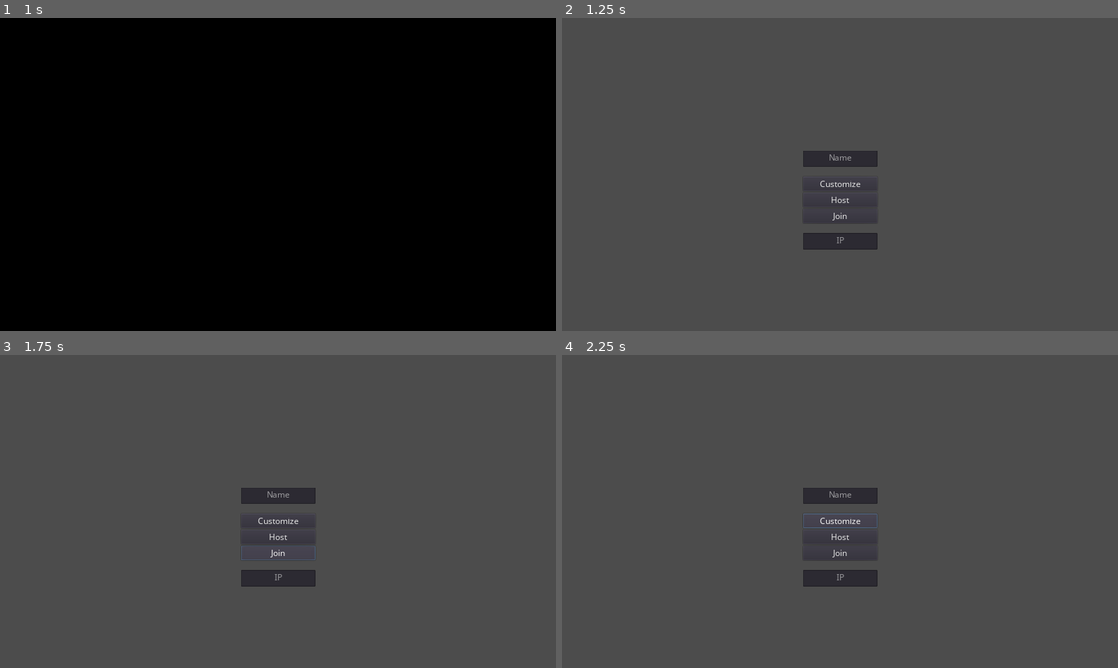
Above: before the commit, frames 1-4 (two rows, left to right).
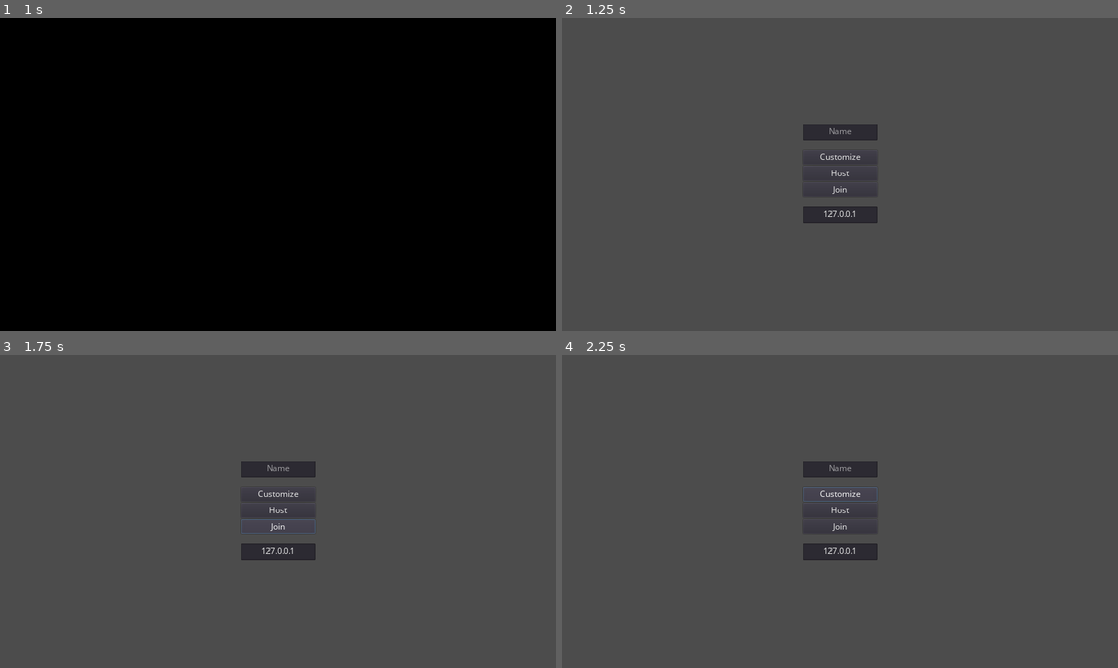
Above: after the commit, the same moments.

Repository: gedehari/EatTheChips
Game: Godot game, scene res://scripts/core/splash/splash.tscn
The game is run twice, just before and just after one commit, with the same random seed, the same clock (stepped at 60 frames per second) and the same inputs.
Inputs (mouse positions are in pixels of both pictures, inside the frame that each line leads up to):
- Up to frame 1 (1 s): move the mouse to (400, 158) at 0.52 s; tap Shift (dash) at 0.6 s
- Up to frame 2 (1.25 s): no input
- Up to frame 3 (1.75 s): click "Join" at 1.25 s
- Up to frame 4 (2.25 s): click "Customize" at 2 s

Frame 1 is identical in both runs. In frame 2, 1.8% of the frame differs, in the area x 43-57%, y 34-74%; in frame 3, 2.4%; in frame 4, 2.4%.

Commit message:
Make join IP variable (custom join IP)

Diff:
--- a/scripts/ui/main_menu/main_menu.gd
+++ b/scripts/ui/main_menu/main_menu.gd
@@ -44,9 +44,12 @@
 	if $Choices/NameField.text.empty():
 		return
 
+	if not $Choices/IpField.text.is_valid_filename():
+		return
+
 	Global.player_info["name"] = $Choices/NameField.text
 
-	Network.join_server("127.0.0.1")
+	Network.join_server($Choices/IpField.text)
 
 	$Choices/HostBtn.disabled = true
 	$Choices/JoinBtn.disabled = true
--- a/scripts/ui/main_menu/main_menu.tscn
+++ b/scripts/ui/main_menu/main_menu.tscn
@@ -13,15 +13,14 @@
 }
 
 [node name="Choices" type="VBoxContainer" parent="."]
-visible = false
 anchor_left = 0.5
 anchor_top = 0.5
 anchor_right = 0.5
 anchor_bottom = 0.5
 margin_left = -85.5
-margin_top = -55.0
+margin_top = -116.0
 margin_right = 85.5
-margin_bottom = 55.0
+margin_bottom = 116.0
 __meta__ = {
 "_edit_use_anchors_": false
 }
@@ -70,10 +69,12 @@
 margin_top = 194.0
 margin_right = 171.0
 margin_bottom = 232.0
+text = "127.0.0.1"
 align = 1
 placeholder_text = "IP"
 
 [node name="Lobby" type="Control" parent="."]
+visible = false
 anchor_right = 1.0
 anchor_bottom = 1.0
 __meta__ = {
